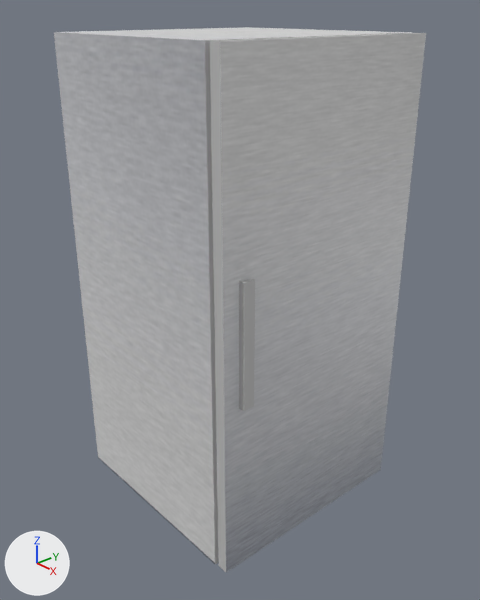
Two versions of the Blender file Art/fridge.blend, one commit apart.
Both versions are drawn from a camera (50 mm lens) standing at (4.1, -3.55, 3.17) and looking at (0.09, -0.05, 0.83). Arrows for +X, +Y and +Z are at lower left; the lights stay in place.

In view in the first picture: 'Fridge', 'Fridge_Door'.
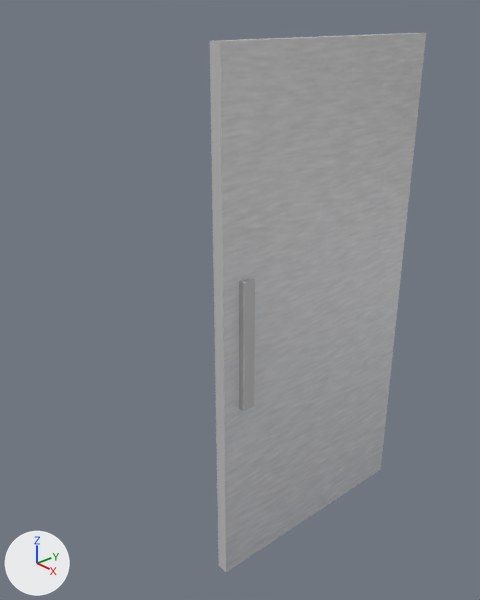
What differs and where, as boxes [x1, y1, x2, y2] in the pictures (480 x 600 px):
'Fridge', hidden
    before: [54, 27, 413, 564]

The change in detail:
Object 'Fridge' (ob_fridge) is now hidden.
